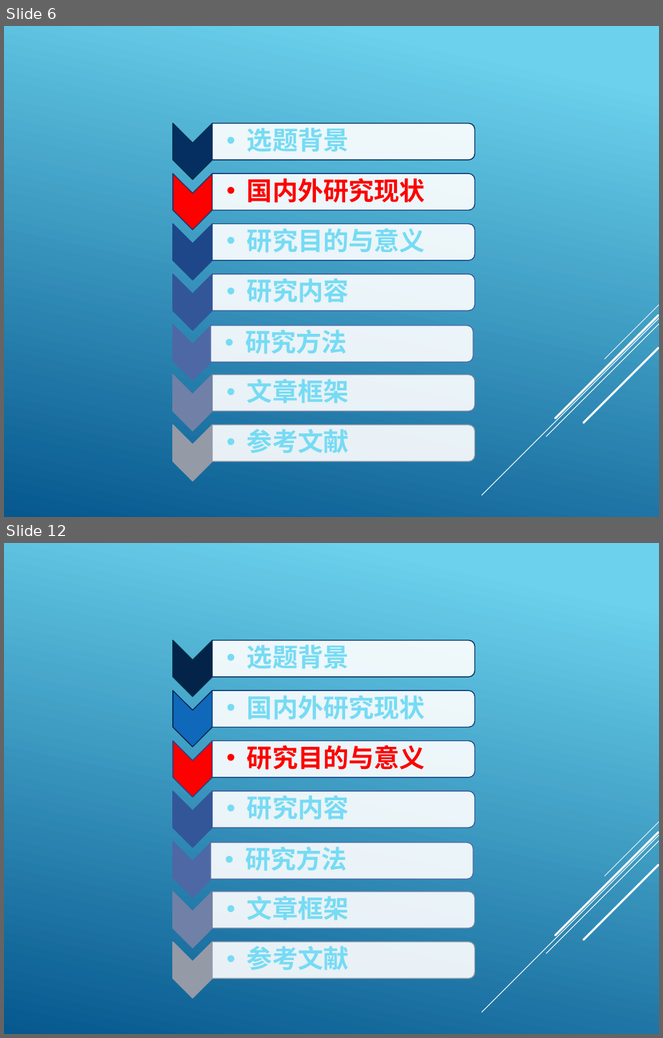
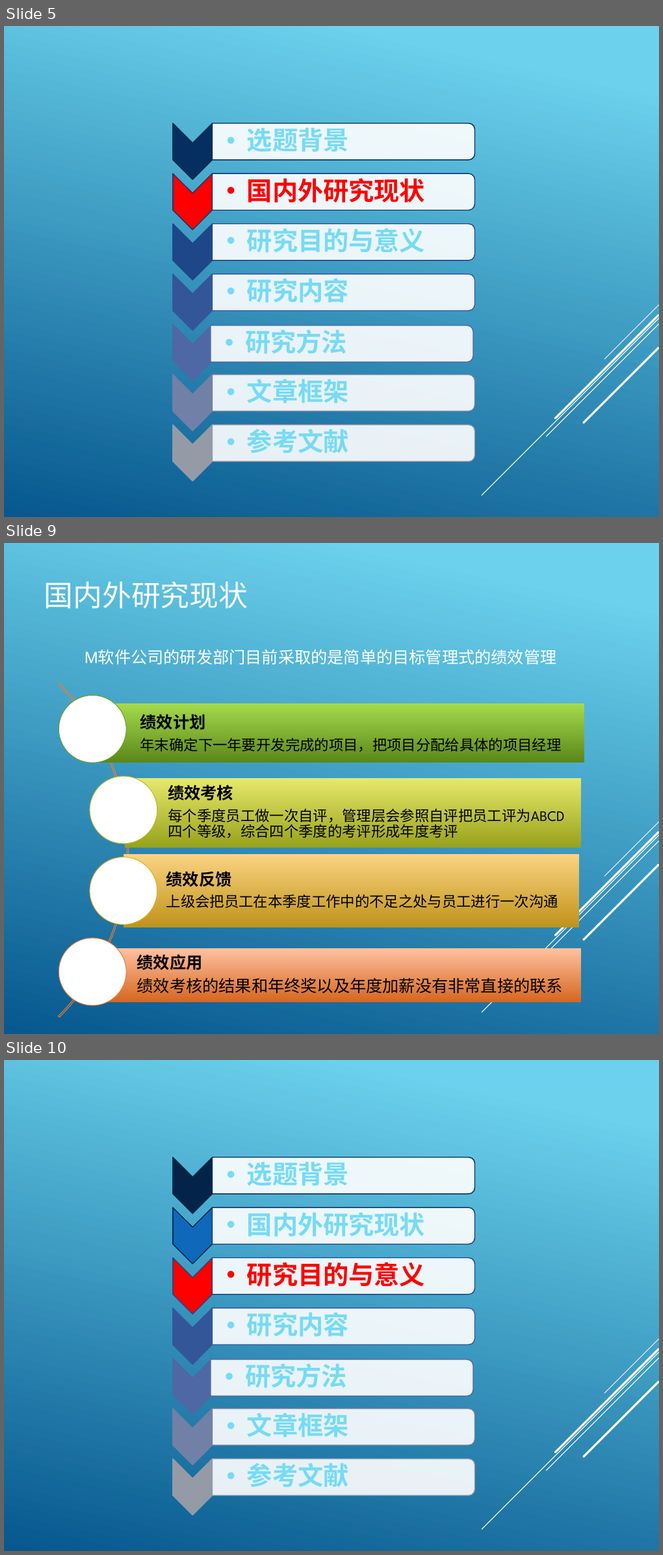
Before and after one commit to HJ8905/MyDocument, a slide deck: MBA/开题报告 .pptx. Shown one above the other, each under a label of ours: slides 6 and 12 before the commit, slides 5, 9 and 10 after it; the slides between them are not shown. The pictures are 663x1038 and 663x1555 pixels, drawn with LibreOffice and Linux fonts; fonts in the diff are those of the drawing. Boxes give left, top, right and bottom in pixels: in the first picture for what was removed or moved away, otherwise in the second. Text is boxed around its words. In the diff, an @@ line names an element or a change of style, - is before the commit and + after.

```diff
--- a/MBA/开题报告 .pptx
+++ b/MBA/开题报告 .pptx
@@ slide 9 added at [4,543,659,1034], background gradient #6ED2EB to #06588E; not listed: 5 template elements that a slide beside it also shows @@
@@ title added at [44,581,248,609], 32 pt, text #FFFFFF @@
+国内外研究现状
@@ text added at [85,650,557,665], 18 pt, text #FFFFFF @@
+M软件公司的研发部门目前采取的是简单的目标管理式的绩效管理
@@ group added at [4,615,584,1034]: 4 rectangles, 4 texts, 4 ellipses, 1 arch (boxed as its full ring) @@
+绩效计划
+年末确定下一年要开发完成的项目，把项目分配给具体的项目经理
+绩效考核
+每个季度员工做一次自评，管理层会参照自评把员工评为ABCD四个等级，综合四个季度的考评形成年度考评
+绩效反馈
+上级会把员工在本季度工作中的不足之处与员工进行一次沟通
+绩效应用
+绩效考核的结果和年终奖以及年度加薪没有非常直接的联系
@@ what was slide 6 is now slide 5 @@
@@ what was slide 12 is now slide 10 @@
```
Also in this commit, not shown: 2 slides changed, 3 other slides added, 6 slides removed, 1 other file.
